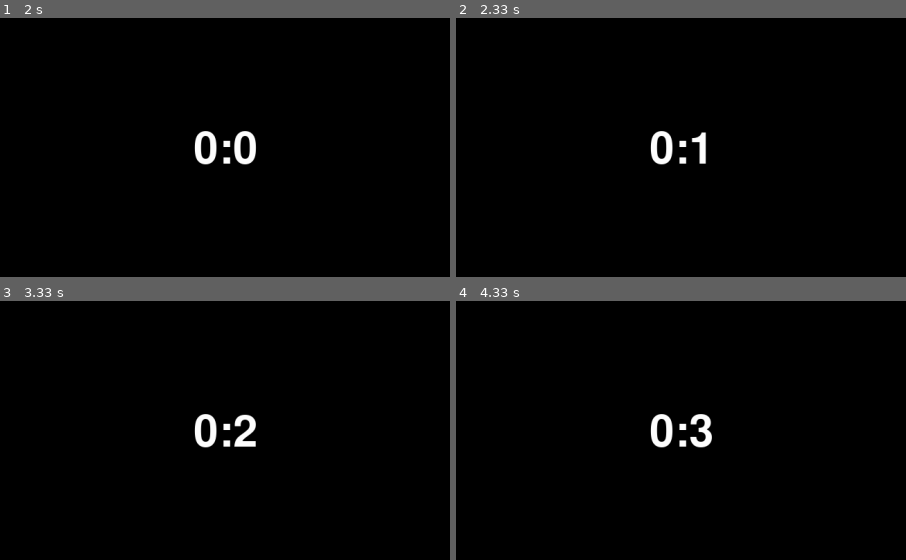
Above: before the commit, frames 1-4 (two rows, left to right).
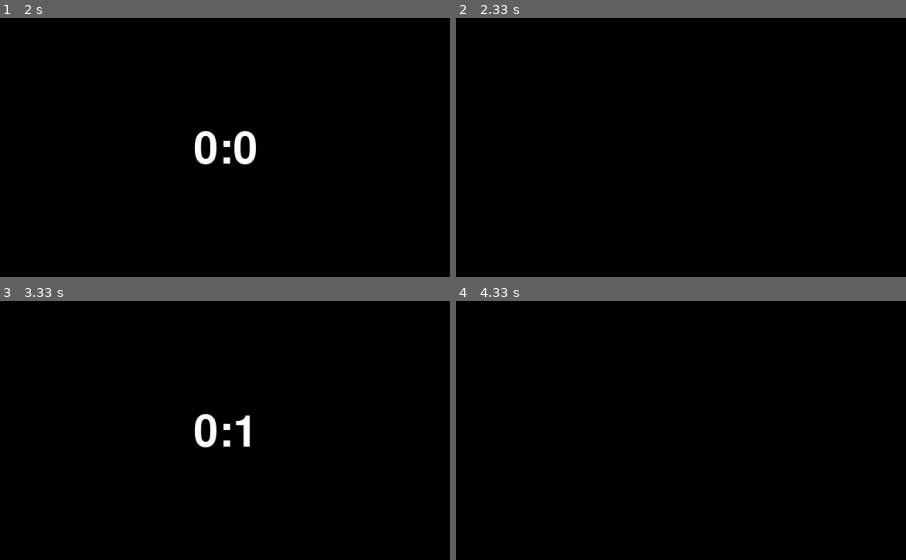
Above: after the commit, the same moments.

Repository: Alicccce/project_pygame
Game: pygame game, started from main.py
The game is run twice, just before and just after one commit, with the same random seed, the same clock (stepped at 60 frames per second) and the same inputs.
Inputs (mouse positions are % of the whole screen's width and height, from its top left):
- Up to frame 1 (2 s): click (50, 56) at 0.88 s; click (48, 71) at 1.85 s
- Up to frame 2 (2.33 s): no input
- Up to frame 3 (3.33 s): no input
- Up to frame 4 (4.33 s): click (48, 71) at 3.78 s
The pictures show only the part of the screen within x 21-71%, y 28-78%; the shares and areas given below are measured in that part.

Frame 1 is identical in both runs. In frame 2, 0.7% of the frame differs, in the area x 43-56%, y 43-57%; in frame 3, 0.4%; in frame 4, 0.9%, in the area x 43-57%, y 43-57%.

Commit message:
просто таймер с надписями 2.0

Diff:
--- a/main.py
+++ b/main.py
@@ -77,19 +77,18 @@
     screen = pygame.display.set_mode(size)
     screen.fill((0, 0, 0))
 
-    secs, mins, k = 0, 0, 0
+    secs, mins, k, scr = 0, 0, 0, 0
     font = pygame.font.Font('freesansbold.ttf', 64)
     text = font.render('{}:{}'.format(mins, secs), True, (255, 255, 255), (0, 0, 0))
     textRect = text.get_rect(center=(600, 400))
     clock = pygame.time.Clock()
 
     while running:
-        #m = True
         clock.tick(1)
         secs += 1
         screen.blit(text, textRect)
         score = pygame.time.get_ticks() // 1000
-        if score == 17:
+        if score == 17 or scr == 17:
             secs = 0
         if 0 <= k <= 15:
             k += 1
@@ -100,8 +99,8 @@
         if k == 17:
             tab = pygame.font.SysFont('arial', 50)
             sc_text = tab.render('Вы не успели! Попробуете выполнить задание заново?', 1, WHITE, BLUE)
-            pos = sc_text.get_rect(center=(600, 290))
-            screen.blit(sc_text, pos)
+            cor = sc_text.get_rect(center=(600, 290))
+            screen.blit(sc_text, cor)
 
             button = Button(500, 510, 260, 50, (255, 255, 255), 'не опять, а снова')
             button.draw(screen)
@@ -114,7 +113,9 @@
             if event.type == pygame.MOUSEBUTTONDOWN:
                 if button.x <= event.pos[0] <= button.width + button.x and \
                         button.y <= event.pos[1] <= button.y + button.height:
-                    running = True
+                    screen.fill(BLACK)
+                k = 0
+                secs = 0
 
             #if event.type == pygame.MOUSEBUTTONDOWN:
              #   board.get_click(event.pos)
